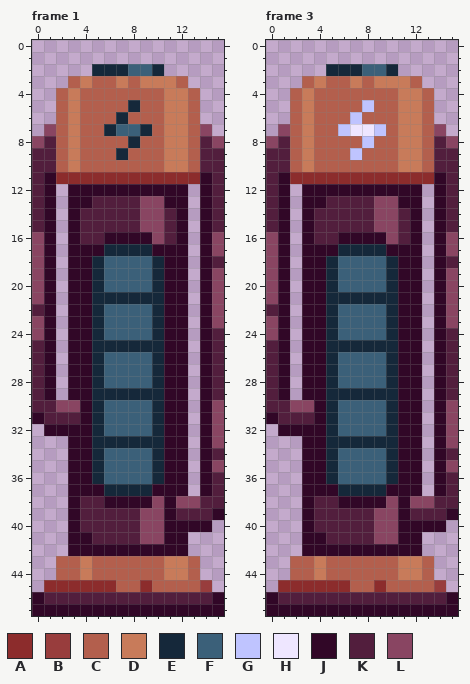
Pixel-art file -- Assets/Mechanics/battery.aseprite. Above is the file before it was changed.
16x48 pixels, 6 frames. Shown: frame 1, frame 3.
Palette (. is transparent): A #8c2c2c  B #983d3d  C #b35f4d  D #c87b5a  E #15283a  F #3b6079  G #bfc4ff  H #eee6ff  J #310727  K #521e3d  L #894562
And afterwards:
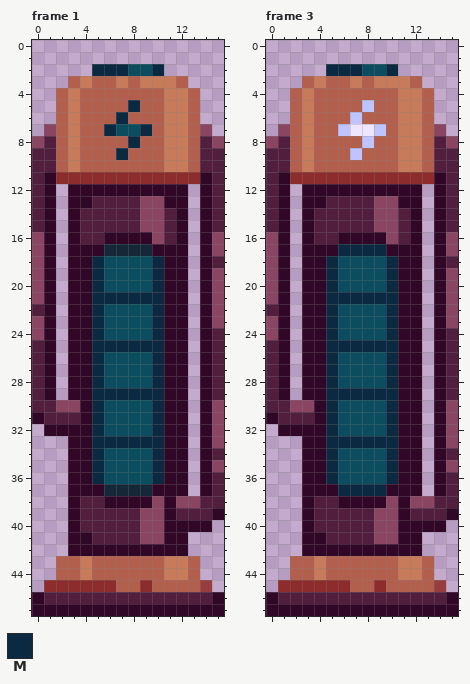
Colours new in this view: M #0b2940
Edits made:
Colour F changes from #3b6079 to #0b4c5e.
Frame 1, layer "sprite":
The edit turns colour E into colour M in row 2 at x 5 to 7 and 10; in row 5 at x 8; in row 6 at x 7; in row 7 at x 6 and 9; in row 8 at x 8; in row 9 at x 7.
The edit turns colour E into colour M in rows 18 to 20 at x 5 and 10; in row 21 at x 5 to 10; in rows 22 to 24 at x 5 and 10; in row 25 at x 5 to 10; in rows 26 to 28 at x 5 and 10; in row 29 at x 5 to 10.
The edit turns colour E into colour M in rows 30 to 32 at x 5 and 10; in row 33 at x 5 to 10; in rows 34 to 36 at x 5 and 10.
Frame 3, layer "sprite":
The edit turns colour E into colour M in row 2 at x 5 to 7 and 10; in row 17 at x 6 to 9; in rows 18 to 20 at x 5 and 10; in row 21 at x 5 to 10; in rows 22 to 24 at x 5 and 10; in row 25 at x 5 to 10.
The edit turns colour E into colour M in rows 26 to 28 at x 5 and 10; in row 29 at x 5 to 10; in rows 30 to 32 at x 5 and 10; in row 33 at x 5 to 10; in rows 34 to 36 at x 5 and 10; in row 37 at x 6 to 9.
Changed places in both pictures, as pixel boxes (x1, y1, x2, y2):
changed: (92, 64, 164, 160)
changed: (92, 256, 164, 484)
changed: (326, 64, 398, 76)
changed: (326, 244, 398, 496)
